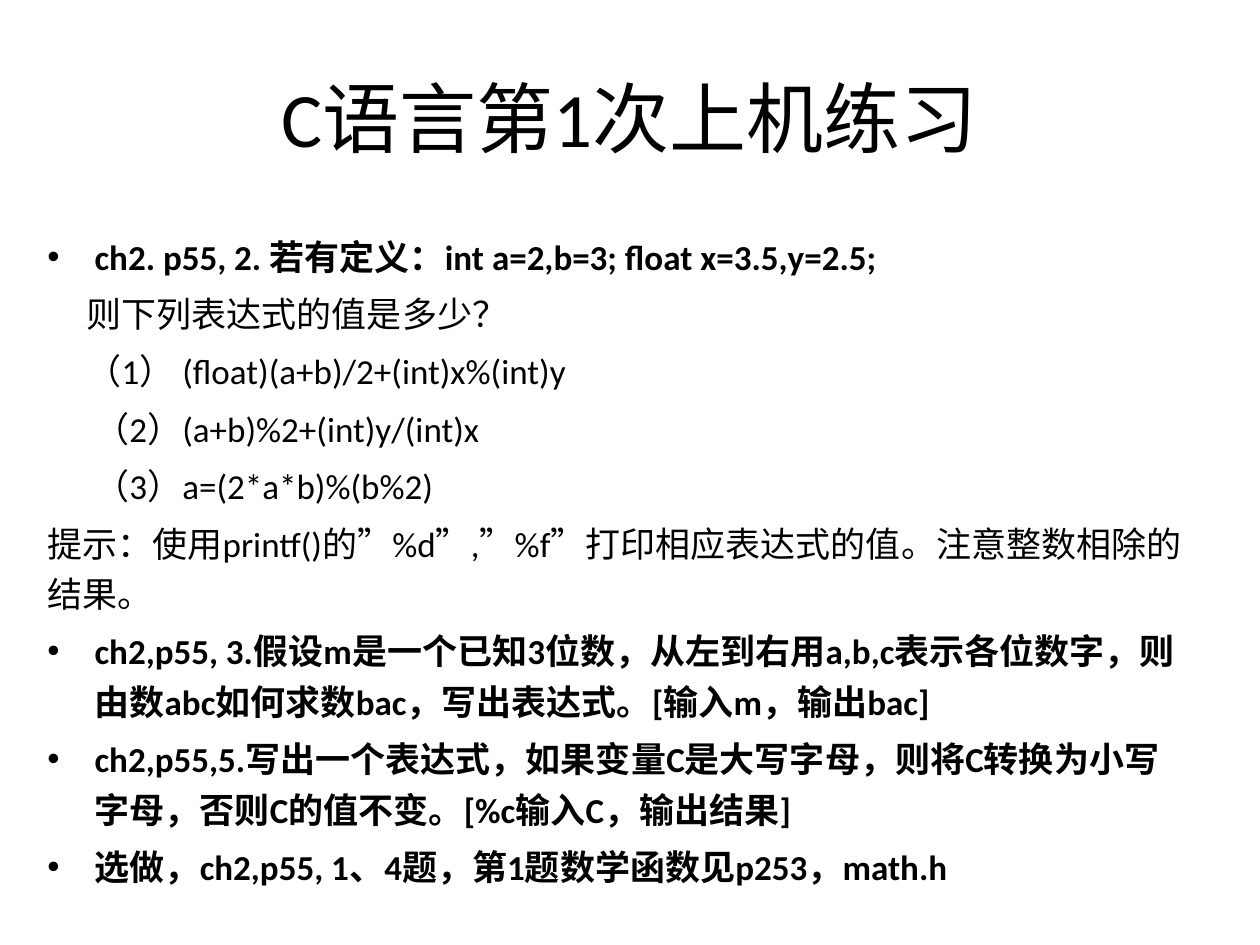
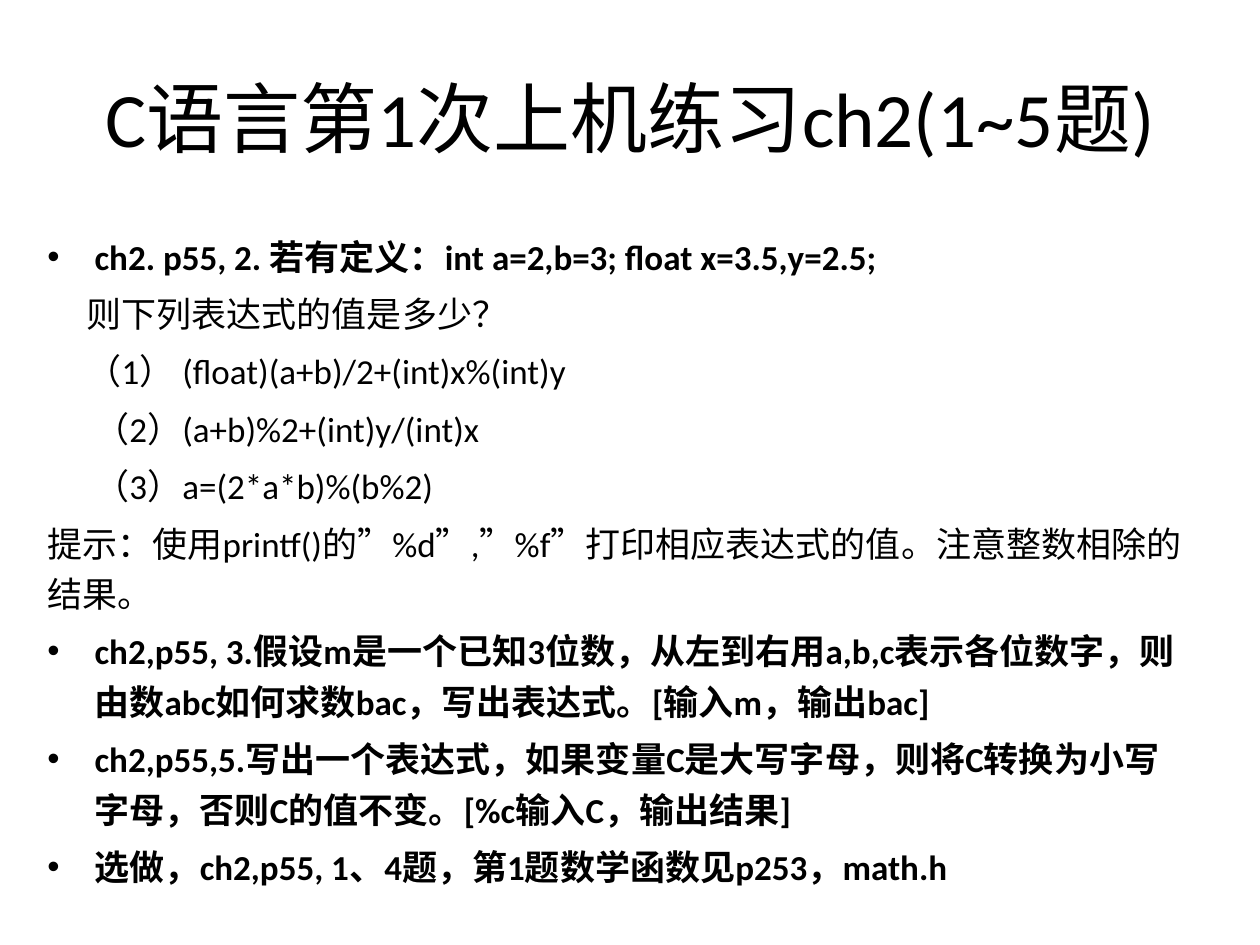
Before and after one commit to jtrfid/C-Repositories, a slide deck: slide 12 of 2016/上机安排.pptx (slide 9 before the commit). Drawn at 1260x945 pixels with LibreOffice and Linux fonts; fonts in the diff are those of the drawing. Boxes give left, top, right and bottom in pixels: in the first picture for what was removed or moved away, otherwise in the second. Text is boxed around its words. In the diff, an @@ line names an element or a change of style, - is before the commit and + after.

```diff
--- a/2016/上机安排.pptx
+++ b/2016/上机安排.pptx
@@ title at box(105, 83, 1154, 158): text changed @@
-C语言第1次上机练习
+C语言第1次上机练习ch2(1~5题)
```
Also in this commit, not shown: 4 other slides changed, 3 slides added, 4 other files.
